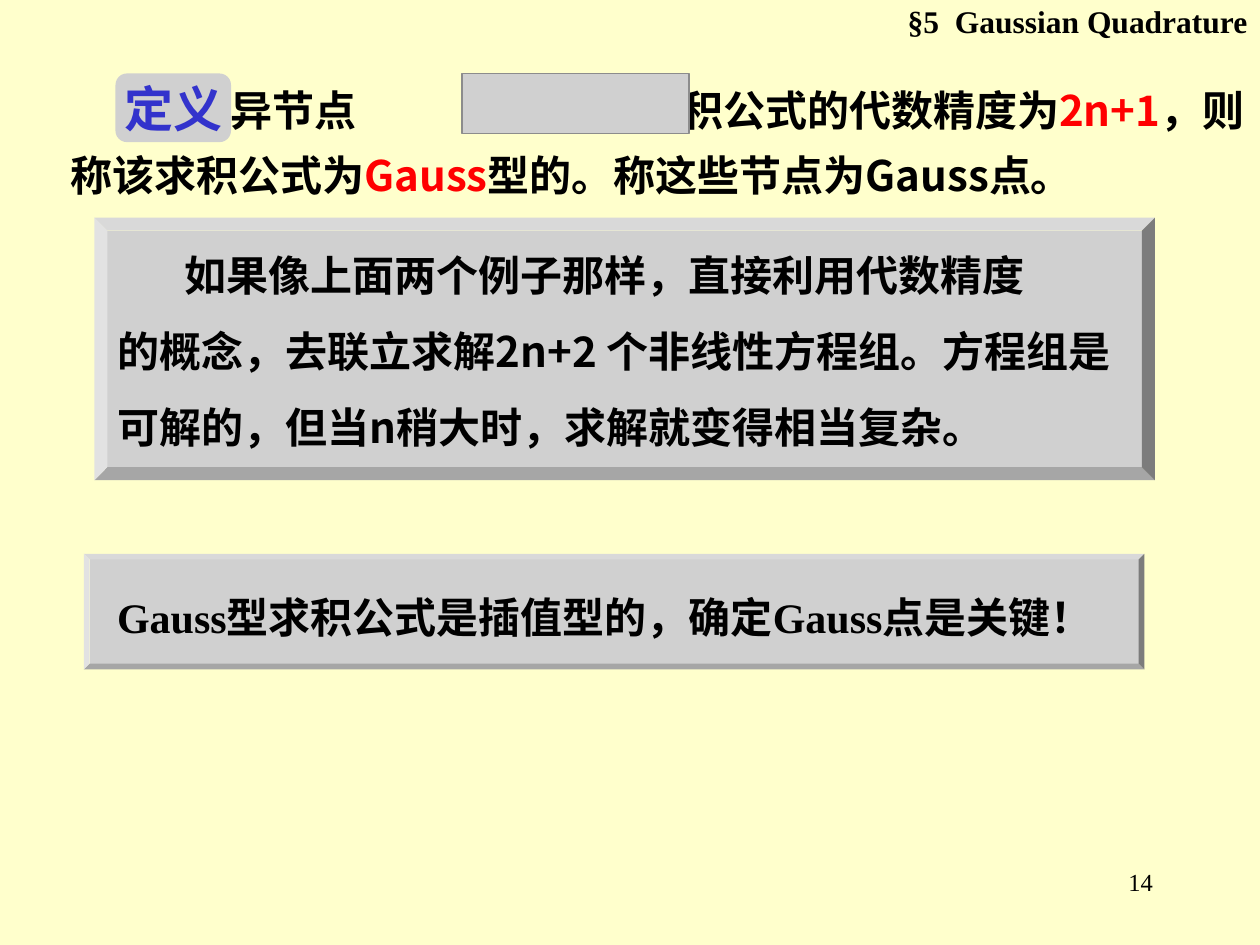
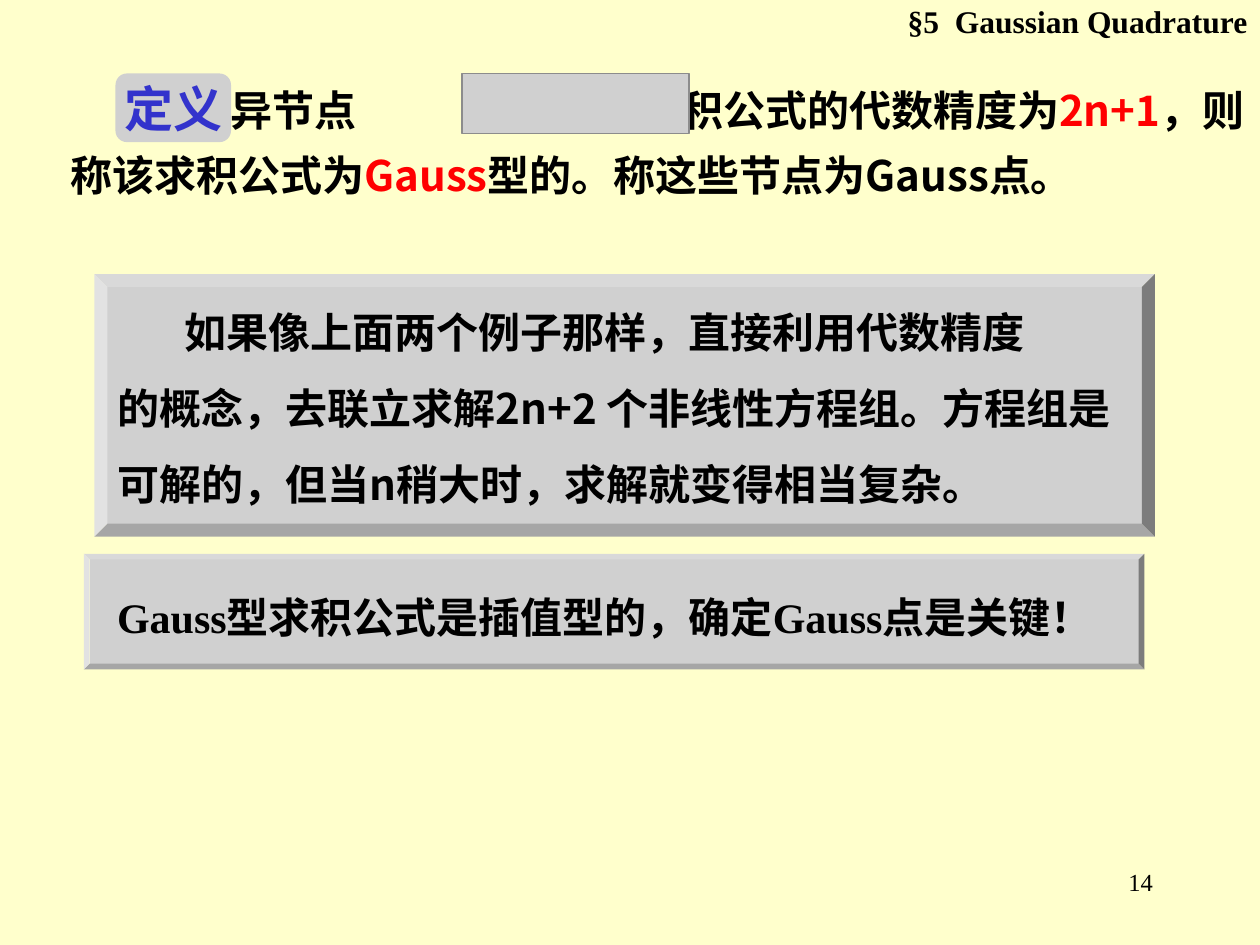
Before and after one commit to glow404/post-semster, a slide deck: slide 14 of 应用工程数学/应用高等工程数学/PPT-2 数值分析/NA004b数值求积.ppt. Drawn at 1260x945 pixels with LibreOffice and Linux fonts; fonts in the diff are those of the drawing; grey boxes stand for pictures. Boxes give left, top, right and bottom in pixels: in the first picture for what was removed or moved away, otherwise in the second. Text is boxed around its words. In the diff, an @@ line names an element or a change of style, - is before the commit and + after.

```diff
--- a/应用工程数学/应用高等工程数学/PPT-2 数值分析/NA004b数值求积.ppt
+++ b/应用工程数学/应用高等工程数学/PPT-2 数值分析/NA004b数值求积.ppt
@@ text "如果像上面两个例子那样，直接利用代数精度": place and size @@
-text "如果像上面两个例子那样，直接利用代数精度" at (118, 255, 1110, 449)
+text "如果像上面两个例子那样，直接利用代数精度" at (118, 312, 1110, 506)
@@ picture: place and size @@
-picture at (94, 218, 1155, 480)
+picture at (94, 275, 1155, 537)
```
Also in this commit, not shown: 1 other slide changed, 26 other files.
